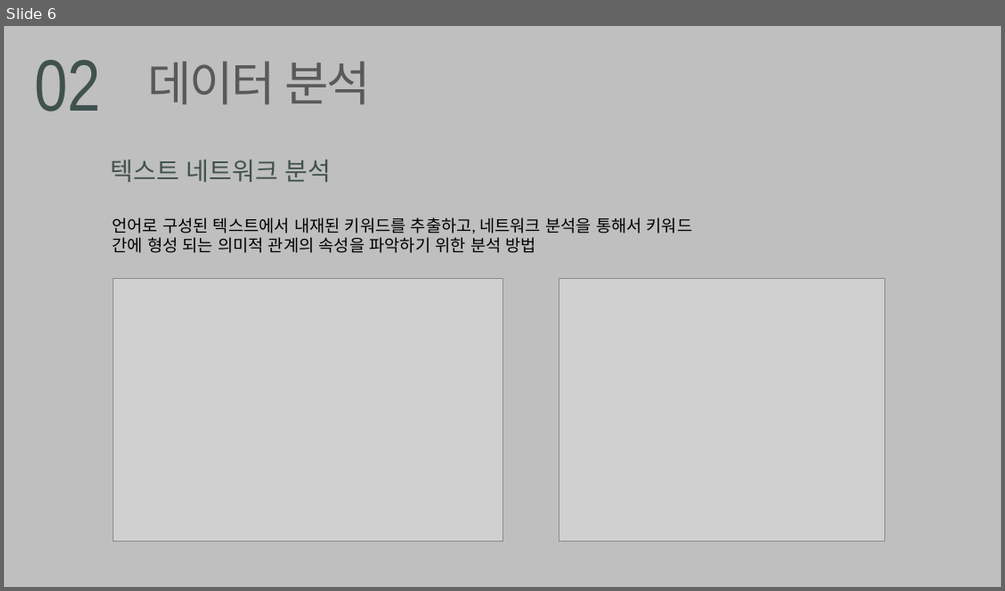
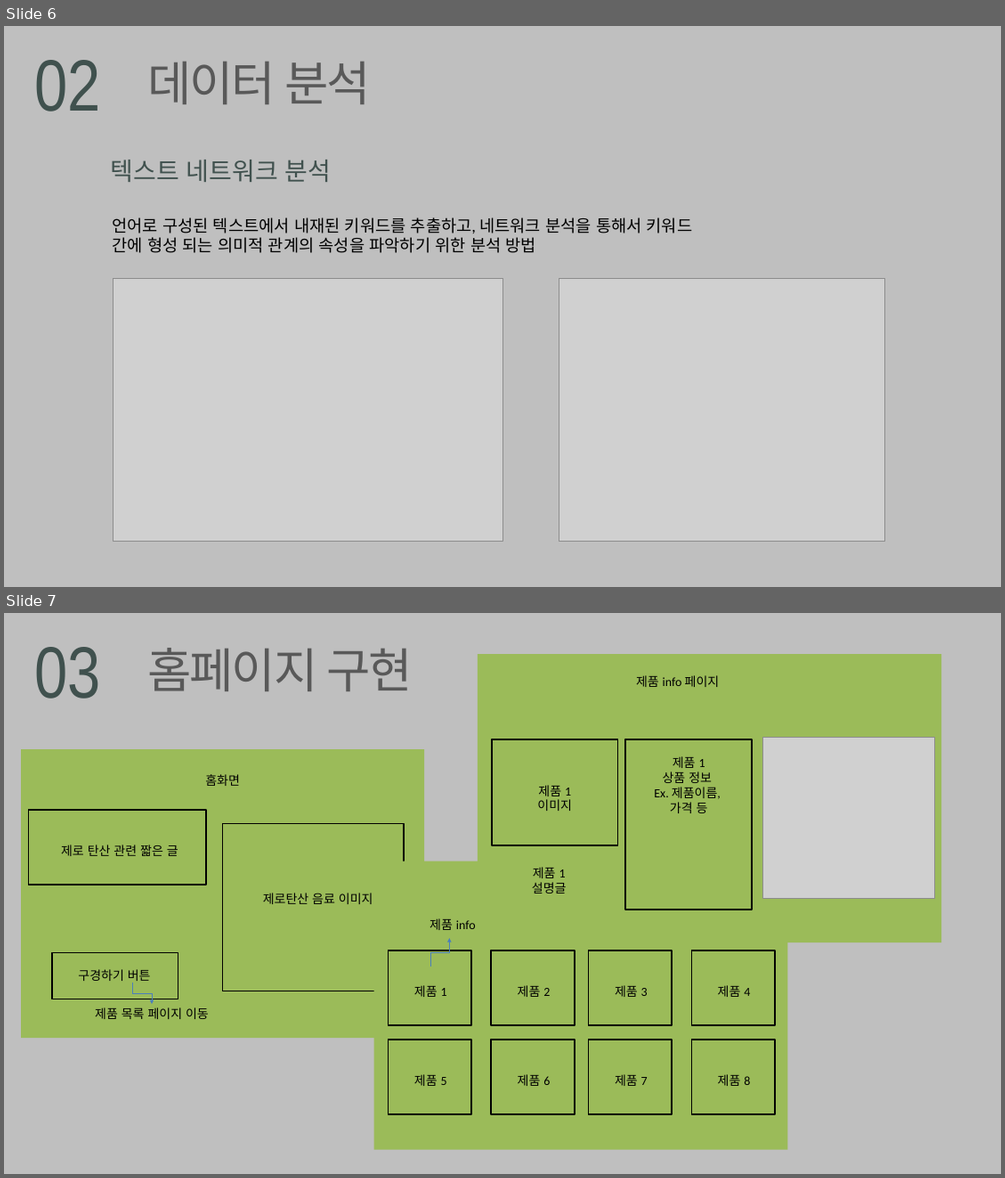
Before and after one commit to JUICE-JinHyeong/multicampus_final_First, a slide deck: final_project/프로젝트 필요 양식/멘토링_1조.pptx. Shown one above the other, each under a label of ours: slide 6 before the commit, slides 6 and 7 after it. The pictures are 1005x591 and 1005x1178 pixels, drawn with LibreOffice and Linux fonts; fonts in the diff are those of the drawing; grey boxes stand for pictures. Boxes give left, top, right and bottom in pixels: in the first picture for what was removed or moved away, otherwise in the second. Text is boxed around its words. In the diff, an @@ line names an element or a change of style, - is before the commit and + after.

```diff
--- a/final_project/프로젝트 필요 양식/멘토링_1조.pptx
+++ b/final_project/프로젝트 필요 양식/멘토링_1조.pptx
@@ slide 7 added at <box>4,613,1001,1174</box>, background #BFBFBF @@
@@ text added at <box>34,647,100,698</box>, 105 pt, text #40514E @@
+03
@@ text added at <box>148,648,413,691</box>, 69 pt, text #595959 @@
+홈페이지 구현
@@ group added at <box>477,654,941,942</box>: 4 texts, 3 rectangles, 1 picture @@
+제품 info 페이지
+제품 1
+이미지
+제품 1
+설명글
+제품 1
+상품 정보
+Ex. 제품이름,
+가격 등
@@ group added at <box>148,861,787,1150</box>: 9 rectangles, 9 texts, 1 elbow arrow @@
+제품 1
+제품 2
+제품 3
+제품 4
+제품 5
+제품 6
+제품 7
+제품 8
+제품 info 페이지
@@ group added at <box>21,749,424,1038</box>: 5 texts, 4 rectangles, 1 elbow arrow @@
+홈화면
+제로 탄산 관련 짧은 글
+제로탄산 음료 이미지
+구경하기 버튼
+제품 목록 페이지 이동
```
Also in this commit, not shown: 4 slides changed, 2 slides removed, 2 other files.
